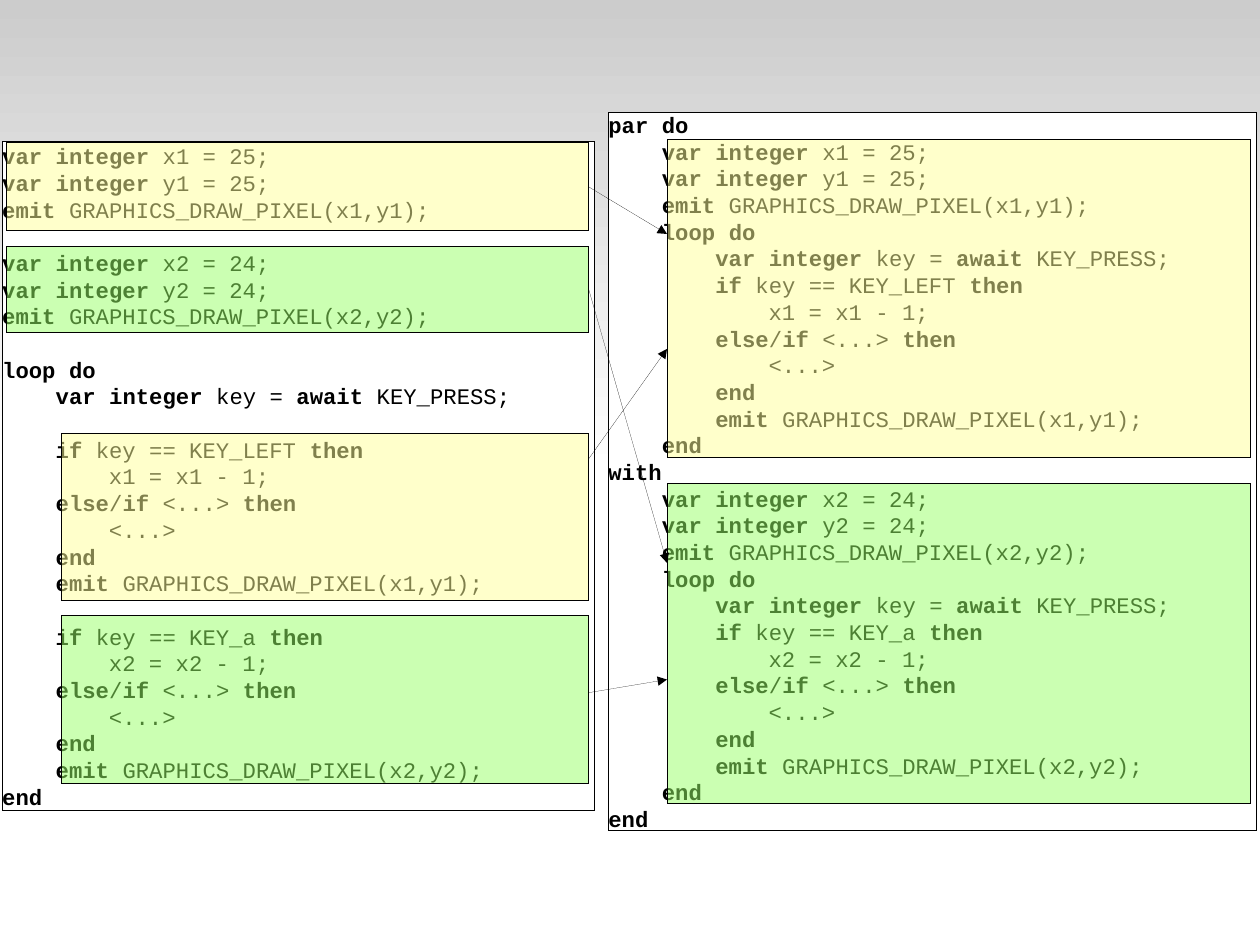
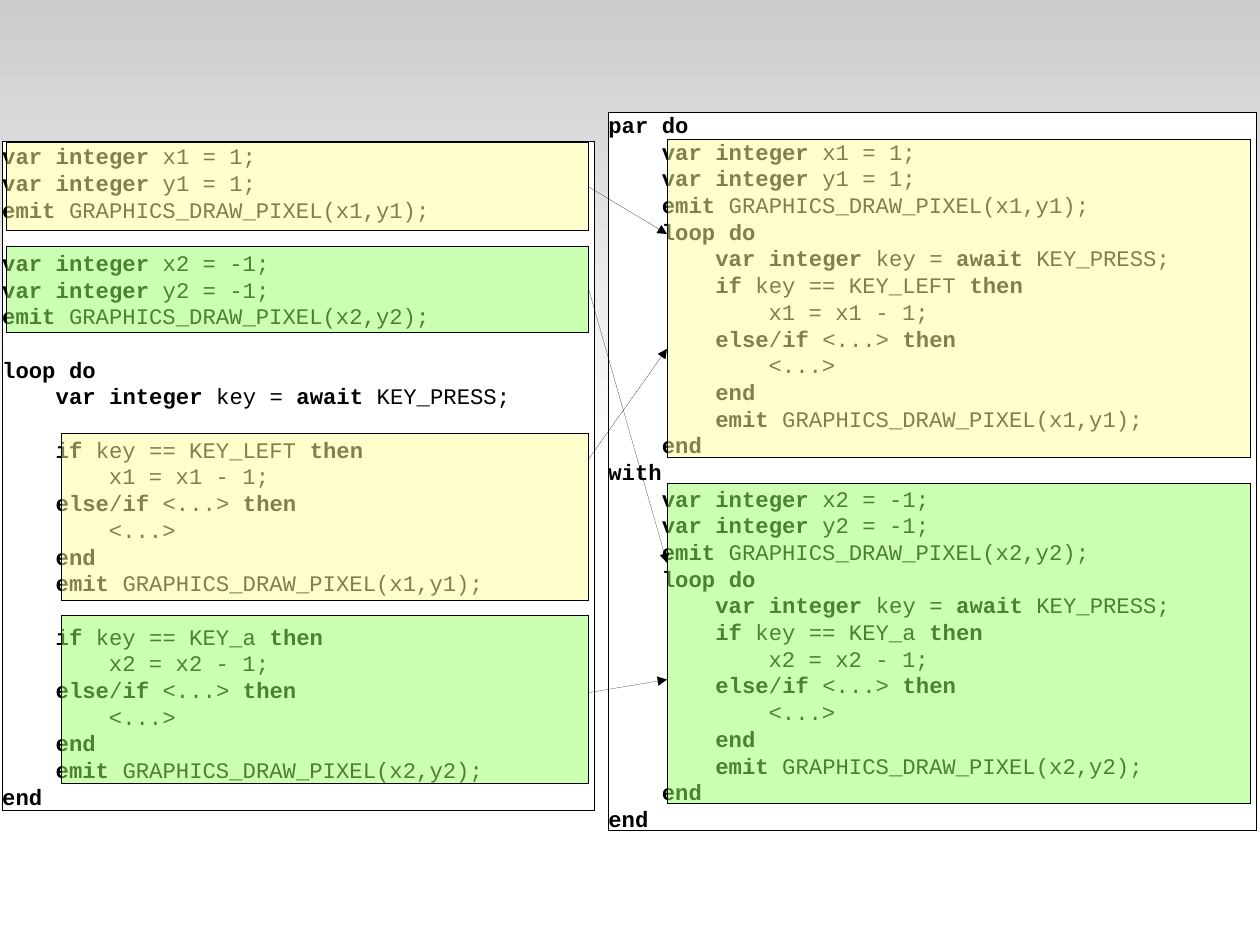
Before and after one commit to fsantanna-no/ceu-docs, a slide deck: slide 14 of pico-ceu.odp (slide 13 before the commit). Drawn at 1260x945 pixels with LibreOffice and Linux fonts; fonts in the diff are those of the drawing. Boxes give left, top, right and bottom in pixels: in the first picture for what was removed or moved away, otherwise in the second. Text is boxed around its words. In the diff, an @@ line names an element or a change of style, - is before the commit and + after.

```diff
--- a/pico-ceu.odp
+++ b/pico-ceu.odp
@@ text in rectangle at [2,148,256,198]: text changed @@
-var integer x1 = 25;
-var integer y1 = 25;
+var integer x1 = 1;
+var integer y1 = 1;
@@ text in rectangle at [662,144,916,193]: text changed @@
-var integer x1 = 25;
-var integer y1 = 25;
+var integer x1 = 1;
+var integer y1 = 1;
@@ text in rectangle at [2,255,269,305]: text changed @@
-var integer x2 = 24;
-var integer y2 = 24;
+var integer x2 = -1;
+var integer y2 = -1;
@@ text in rectangle at [662,491,929,540]: text changed @@
-var integer x2 = 24;
-var integer y2 = 24;
+var integer x2 = -1;
+var integer y2 = -1;
```
Also in this commit, not shown: 10 other slides changed, 2 slides added, 11 other files.
